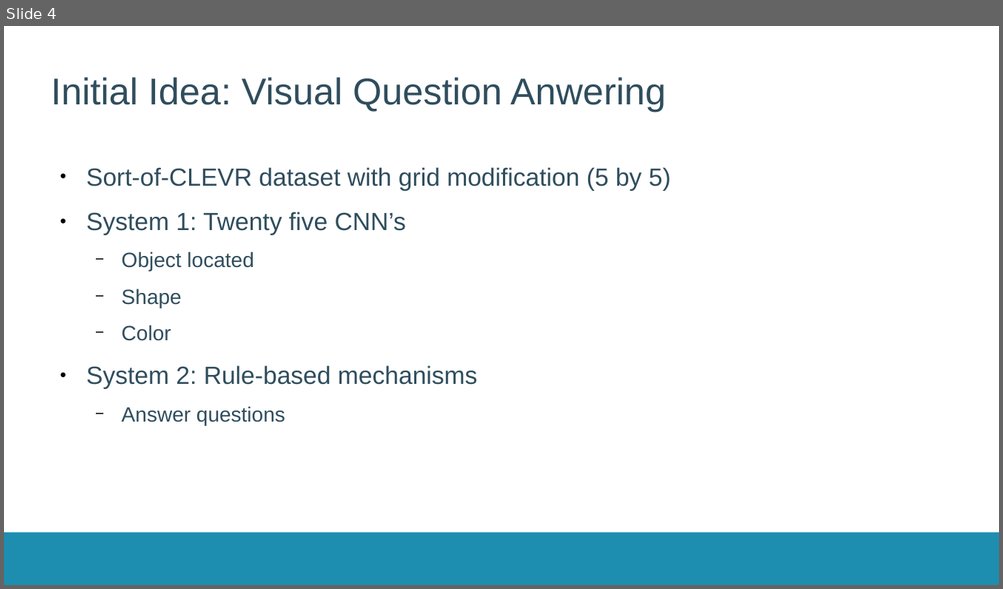
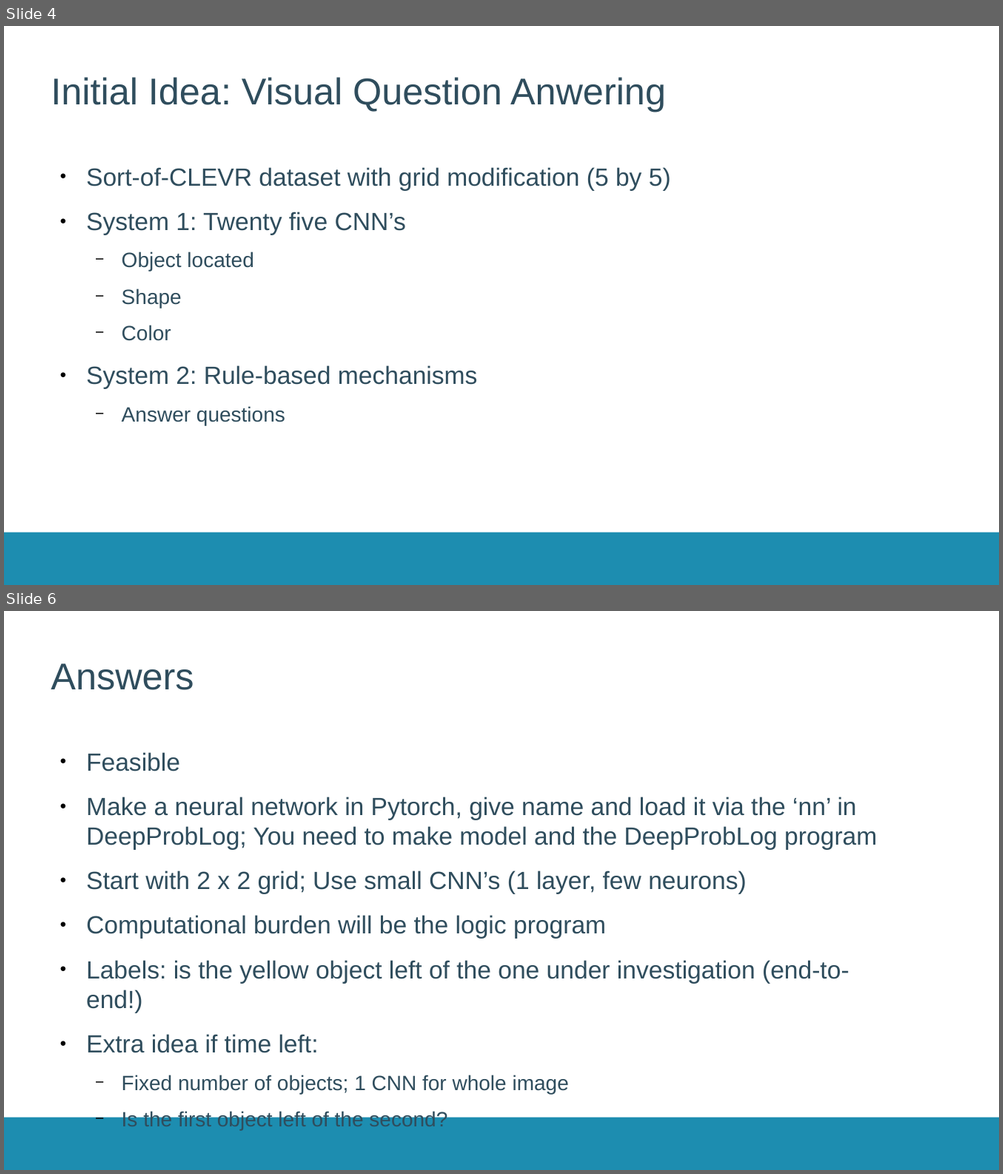
Before and after one commit to JorritWillaert/Capita-Selecta-Neuro-Symbolic-AI, a slide deck: Initial idea/presentation.odp. Shown one above the other, each under a label of ours: slide 4 before the commit, slides 4 and 6 after it; the slides between them are not shown. The pictures are 1003x589 and 1003x1174 pixels, drawn with LibreOffice and Linux fonts; fonts in the diff are those of the drawing; background and template pictures are left out. Boxes give left, top, right and bottom in pixels: in the first picture for what was removed or moved away, otherwise in the second. Text is boxed around its words. In the diff, an @@ line names an element or a change of style, - is before the commit and + after.

```diff
--- a/Initial idea/presentation.odp
+++ b/Initial idea/presentation.odp
@@ slide 6 added at [4,611,999,1170], background #FFFFFF; not listed: 1 template element that a slide beside it also shows @@
@@ title added at [51,664,193,690], 36 pt, text #2F4D5D @@
+Answers
@@ text added at [86,752,876,1094], 24 pt, text #2F4D5D @@
+● Feasible
+● Make a neural network in Pytorch, give name and load it via the ‘nn’ in DeepProbLog; You need to make model and the DeepProbLog program
+● Start with 2 x 2 grid; Use small CNN’s (1 layer, few neurons)
+● Computational burden will be the logic program
+● Labels: is the yellow object left of the one under investigation (end-to-end!)
+● Extra idea if time left:
+  − Fixed number of objects; 1 CNN for whole image
+  − Is the first object left of the second?
```
Also in this commit, not shown: 1 other slide added.
